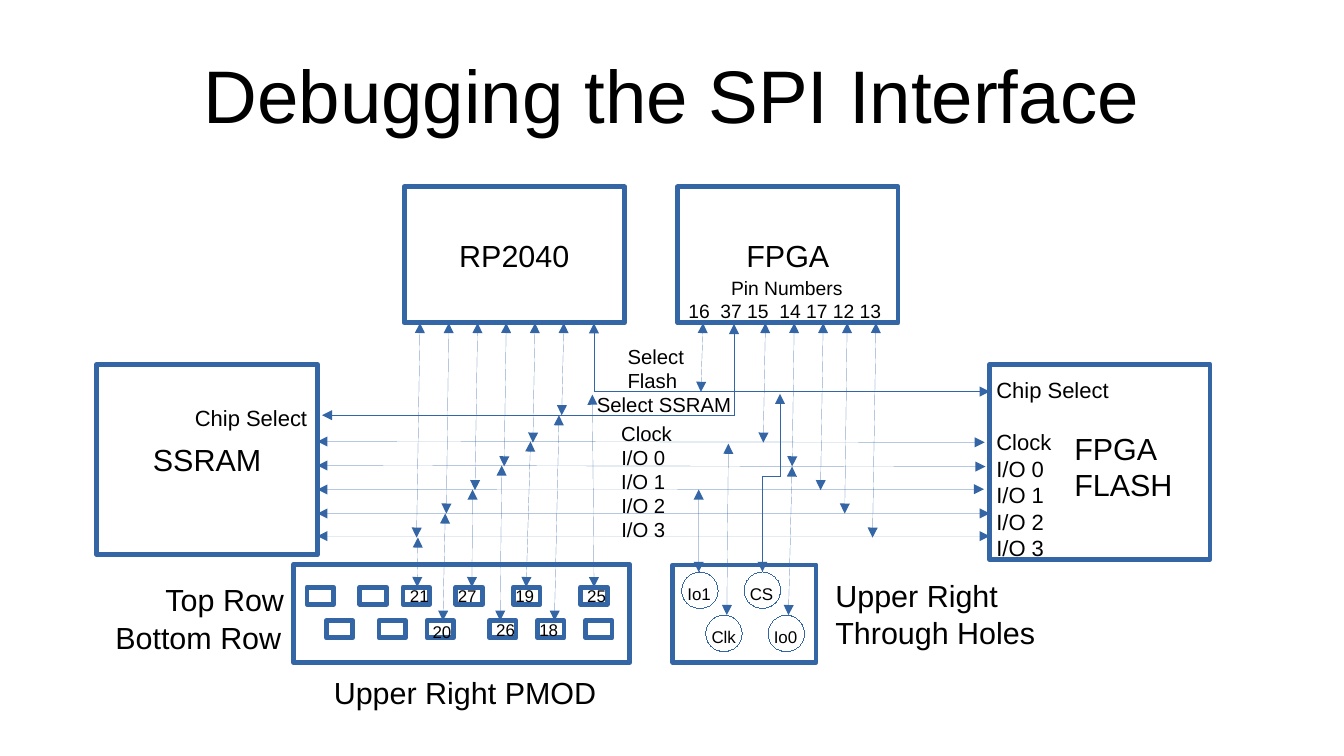
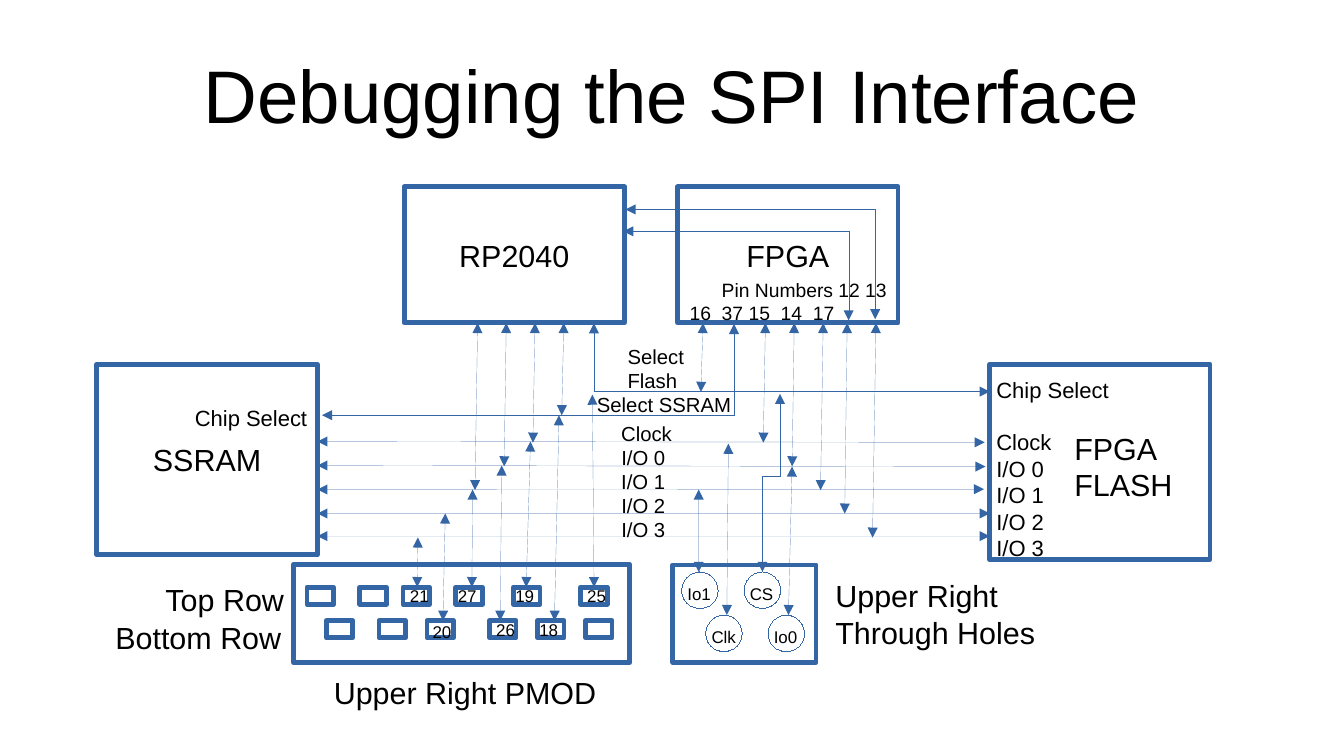
Before and after one commit to tinyvision-ai-inc/pico-ice, a slide deck: slide 1 of Docs/pinout/debug_spi_white.odp. Drawn at 1344x756 pixels with LibreOffice and Linux fonts; fonts in the diff are those of the drawing. Boxes give left, top, right and bottom in pixels: in the first picture for what was removed or moved away, otherwise in the second. Text is boxed around its words. In the diff, an @@ line names an element or a change of style, - is before the commit and + after.

```diff
--- a/Docs/pinout/debug_spi_white.odp
+++ b/Docs/pinout/debug_spi_white.odp
@@ elbow double arrow added from (623, 232) to (849, 321), #3465A4 0 pt @@
@@ elbow double arrow added from (626, 210) to (876, 320), #3465A4 0 pt @@
@@ text at <box>690,282,886,325</box>: text changed @@
-Pin Numbers
-16 37 15 14 17 12 13
+Pin Numbers 12 13
+16 37 15 14 17
@@ double arrow removed from (421, 323) to (417, 538) @@
@@ double arrow removed from (449, 323) to (446, 513) @@
```
Also in this commit, not shown: 3 other files.
